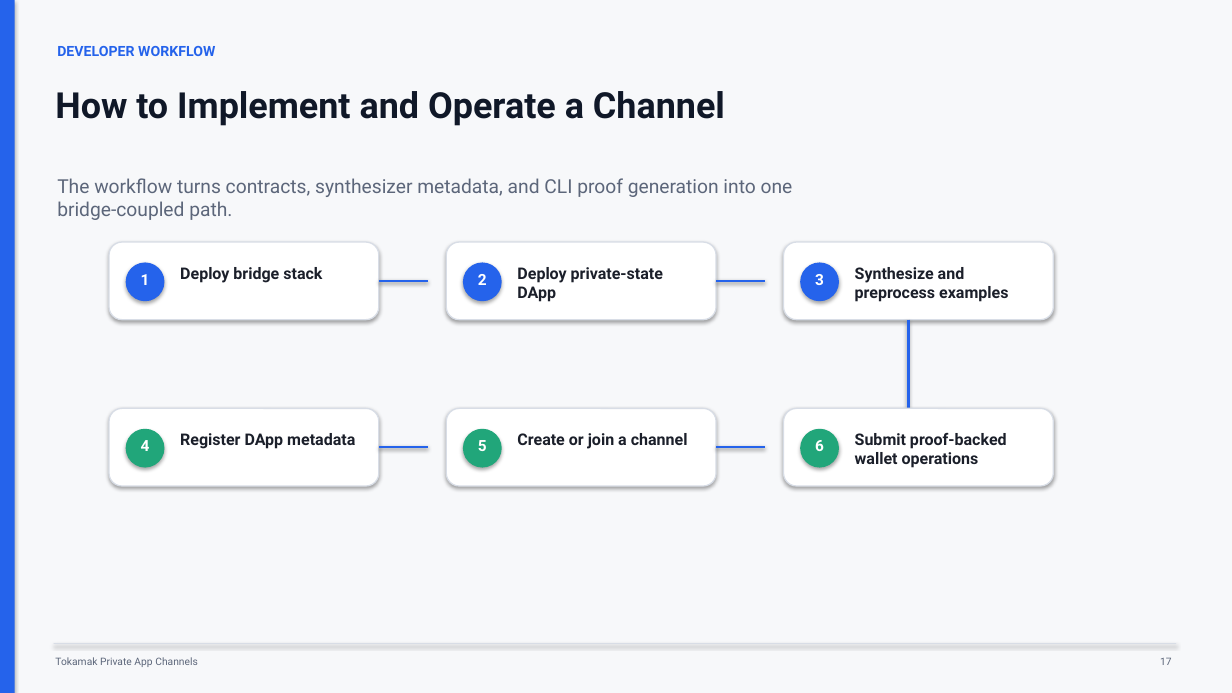
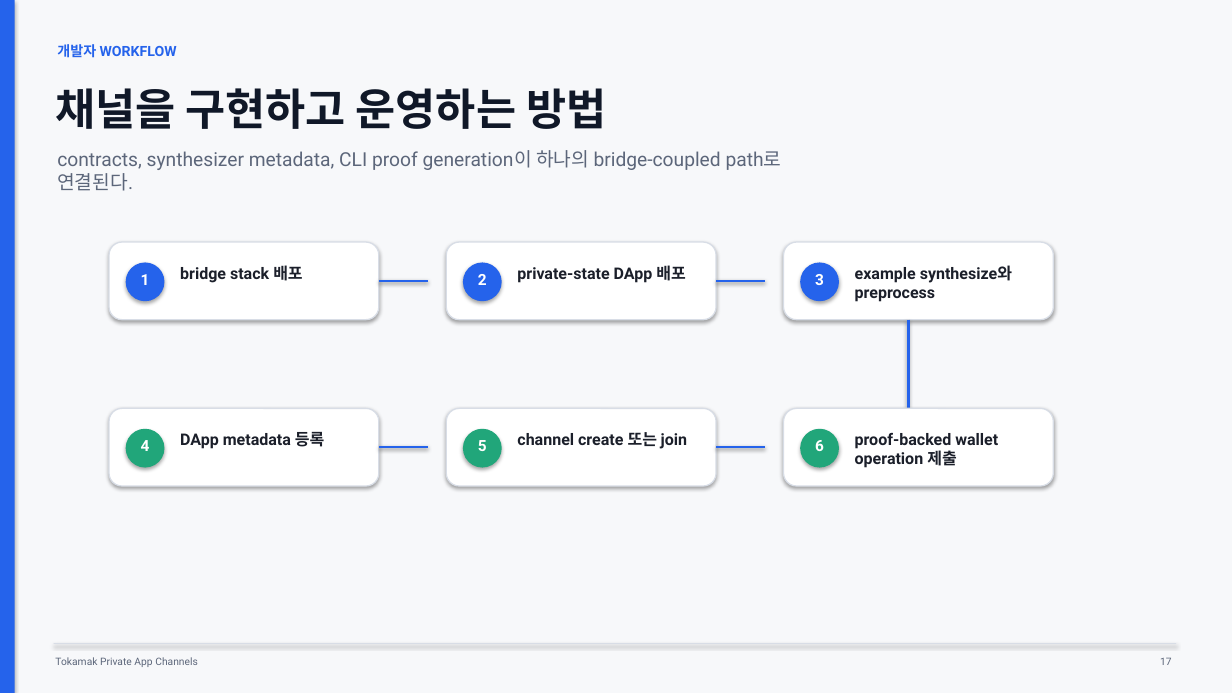
Before and after one commit to tokamak-network/Tokamak-zk-EVM-contracts, a slide deck: slide 17 of bridge/docs/dev/spec.pptx. Drawn at 1232x693 pixels with LibreOffice and Linux fonts; fonts in the diff are those of the drawing. Boxes give left, top, right and bottom in pixels: in the first picture for what was removed or moved away, otherwise in the second. Text is boxed around its words. In the diff, an @@ line names an element or a change of style, - is before the commit and + after.

Commit message:
Localize bridge deck and refresh implementation content

```diff
--- a/bridge/docs/dev/spec.pptx
+++ b/bridge/docs/dev/spec.pptx
@@ text at (57,44,177,58): text changed @@
-DEVELOPER WORKFLOW
+개발자 WORKFLOW
@@ text at (55,88,606,129): text changed; size 28 to 34 pt @@
-How to Implement and Operate a Channel
+채널을 구현하고 운영하는 방법
@@ text at (57,150,782,191): text changed @@
-The workflow turns contracts, synthesizer metadata, and CLI proof generation into one bridge-coupled path.
+contracts, synthesizer metadata, CLI proof generation이 하나의 bridge-coupled path로 연결된다.
@@ text at (180,265,302,283): text changed @@
-Deploy bridge stack
+bridge stack 배포
@@ text at (517,265,685,283): text changed @@
-Deploy private-state DApp
+private-state DApp 배포
@@ text at (855,265,1012,302): text changed @@
-Synthesize and preprocess examples
+example synthesize와 preprocess
@@ text at (180,432,324,449): text changed @@
-Register DApp metadata
+DApp metadata 등록
@@ text at (517,432,687,449): text changed @@
-Create or join a channel
+channel create 또는 join
@@ text at (855,433,998,469): text changed @@
-Submit proof-backed wallet operations
+proof-backed wallet operation 제출
```
Also in this commit, not shown: 16 other slides changed, 2 slides added, 2 slides removed.
